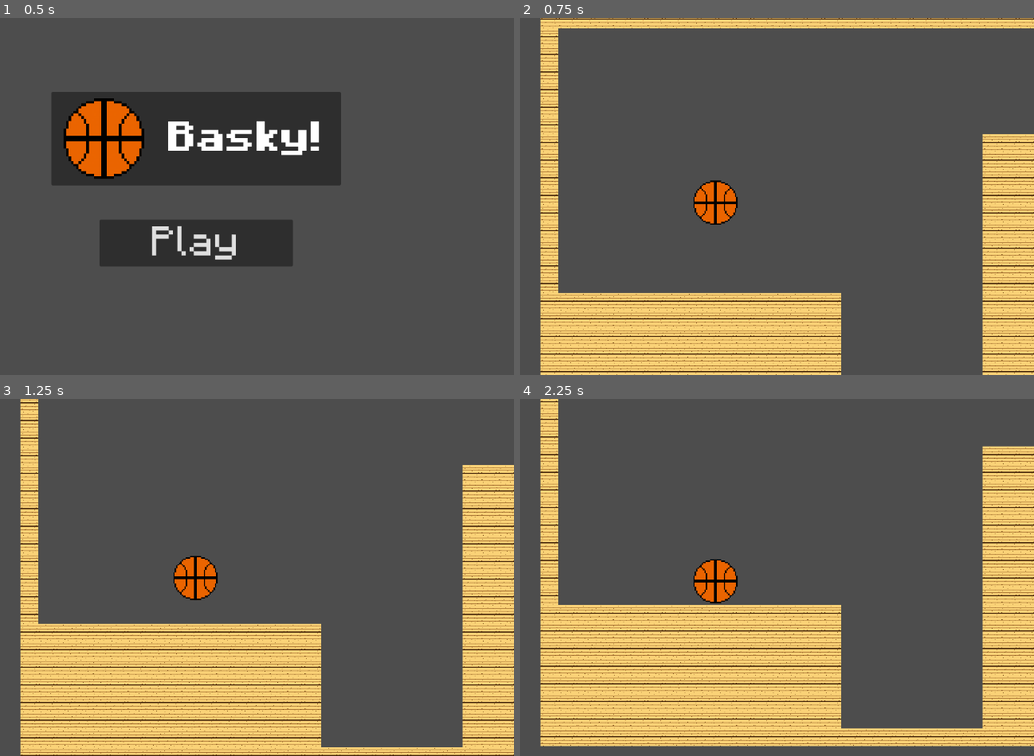
Above: before the commit, frames 1-4 (two rows, left to right).
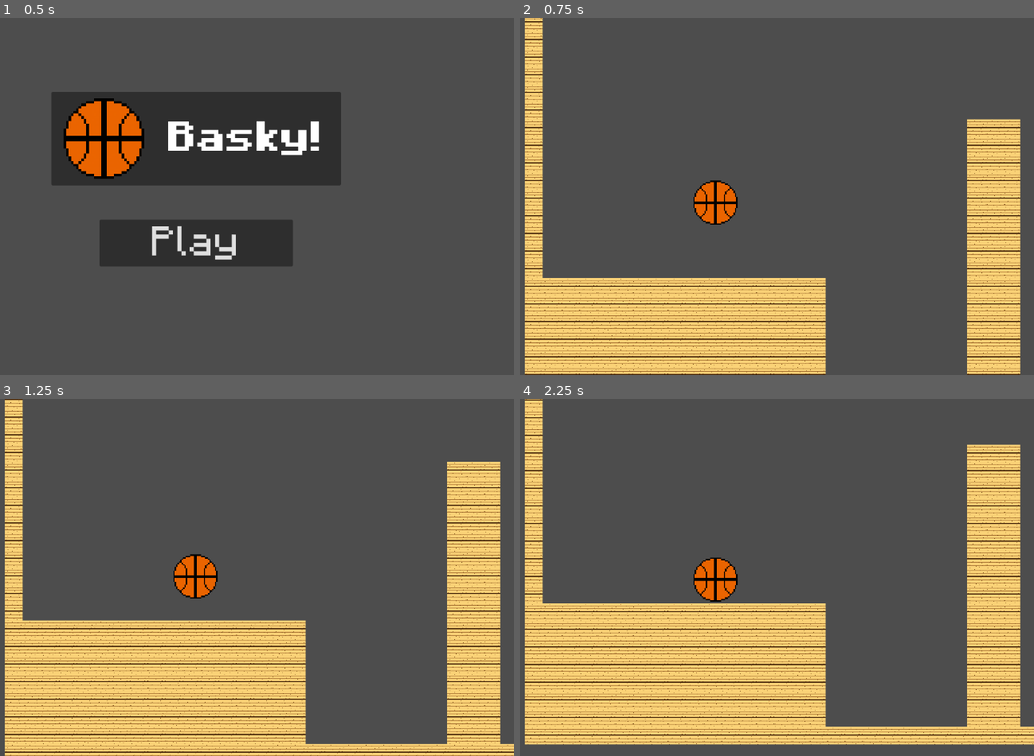
Above: after the commit, the same moments.

Repository: simplycode07/basky-godot
Game: Godot game, scene res://startMenu.tscn
Two runs of this game, one before a commit and one after it. Both use one fixed random seed, a clock stepped at 60 frames per second and the inputs below.
Inputs (mouse positions are in pixels of both pictures, inside the frame that each line leads up to):
- Up to frame 1 (0.5 s): no input
- Up to frame 2 (0.75 s): click "Play" at 0.5 s
- Up to frame 3 (1.25 s): no input
- Up to frame 4 (2.25 s): move the mouse to (854, 559) at 1.27 s; hold Right (right) from 1.28 s (still down); click (854, 559) at 1.35 s; tap Space (jump) at 1.52 s; move the mouse to (586, 595) at 2.02 s; click (586, 595) at 2.1 s

Frame 1 is identical in both runs. In frame 2, 22% of the frame differs, in the area x 0-100%, y 0-100%; in frame 3, 22%; in frame 4, 29%, in the area x 0-100%, y 0-98%.

Commit message:
Added particles and time slows when aiming

Diff:
--- a/levels/level_1.tscn
+++ b/levels/level_1.tscn
@@ -17,6 +17,10 @@
 physics_layer_0/collision_layer = 1
 sources/0 = SubResource("TileSetAtlasSource_cl3ua")
 
+[sub_resource type="PhysicsMaterial" id="PhysicsMaterial_j6s5n"]
+friction = 0.0
+rough = true
+
 [node name="Node2D" type="Node2D"]
 position = Vector2(150, 50)
 
@@ -29,7 +33,11 @@
 
 [node name="basky" parent="." instance=ExtResource("3_6vsto")]
 texture_filter = 1
-position = Vector2(157, 237)
+position = Vector2(185, 264)
+physics_material_override = SubResource("PhysicsMaterial_j6s5n")
+linear_damp_mode = 0
+linear_damp = 0.1
+angular_damp_mode = 0
 
 [node name="hoop" parent="." instance=ExtResource("2_eiiht")]
 position = Vector2(4697, 254)
--- a/scenes/basky_rigidbody.tscn
+++ b/scenes/basky_rigidbody.tscn
@@ -1,7 +1,8 @@
-[gd_scene load_steps=5 format=3 uid="uid://ce07q3mle54u8"]
+[gd_scene load_steps=6 format=3 uid="uid://ce07q3mle54u8"]
 
 [ext_resource type="Script" path="res://scripts/player.gd" id="1_uckn0"]
 [ext_resource type="Texture2D" uid="uid://43dpwoelixrt" path="res://assets/basky_32x32.png" id="2_kn3j0"]
+[ext_resource type="PackedScene" uid="uid://dilu473nk385j" path="res://scenes/particles/bouce_particles.tscn" id="3_yr3vg"]
 
 [sub_resource type="PhysicsMaterial" id="PhysicsMaterial_6x4i1"]
 friction = 0.0
@@ -31,3 +32,6 @@
 
 [node name="Line2D" type="Line2D" parent="."]
 unique_name_in_owner = true
+
+[node name="BounceParticles" parent="." instance=ExtResource("3_yr3vg")]
+unique_name_in_owner = true
--- /dev/null
+++ b/scenes/particles/bouce_particles.tscn
@@ -0,0 +1,52 @@
+[gd_scene load_steps=5 format=3 uid="uid://dilu473nk385j"]
+
+[sub_resource type="Curve" id="Curve_5oj1l"]
+_data = [Vector2(0, 1), 0.0, 0.0, 0, 0, Vector2(1, 0.0879121), 0.0, 0.0, 0, 0]
+point_count = 2
+
+[sub_resource type="CurveTexture" id="CurveTexture_raepy"]
+curve = SubResource("Curve_5oj1l")
+
+[sub_resource type="ParticleProcessMaterial" id="ParticleProcessMaterial_1grnn"]
+lifetime_randomness = 0.3
+particle_flag_disable_z = true
+angle_min = -45.0
+angle_max = 45.0
+direction = Vector3(1, -0.5, 0)
+spread = 30.0
+initial_velocity_max = 200.0
+gravity = Vector3(0, 40, 0)
+scale_min = 10.0
+scale_max = 10.0
+scale_curve = SubResource("CurveTexture_raepy")
+
+[sub_resource type="ParticleProcessMaterial" id="ParticleProcessMaterial_ag77m"]
+lifetime_randomness = 0.3
+particle_flag_disable_z = true
+angle_min = -45.0
+angle_max = 45.0
+direction = Vector3(-1, -0.5, 0)
+spread = 30.0
+initial_velocity_max = 200.0
+gravity = Vector3(0, 40, 0)
+scale_min = 10.0
+scale_max = 10.0
+scale_curve = SubResource("CurveTexture_raepy")
+
+[node name="Node2D" type="Node2D"]
+
+[node name="particles_right" type="GPUParticles2D" parent="."]
+emitting = false
+amount = 20
+process_material = SubResource("ParticleProcessMaterial_1grnn")
+lifetime = 0.1
+one_shot = true
+explosiveness = 0.5
+
+[node name="particles_left" type="GPUParticles2D" parent="."]
+emitting = false
+amount = 20
+process_material = SubResource("ParticleProcessMaterial_ag77m")
+lifetime = 0.5
+one_shot = true
+explosiveness = 0.5
--- a/scripts/hoop.gd
+++ b/scripts/hoop.gd
@@ -8,8 +8,10 @@
 func _on_ball_entering_body_entered(body):
 	ball_entered = true
 
-func _on_ball_leaving_body_entered(body):
+func _on_ball_leaving_body_entered(body: PhysicsBody2D):
 	if ball_entered:
 		counter += 1
 		you_win_screen.text = "You Win " + str(counter)
 		ball_entered = false
+
+		body.position.x += 10
--- a/scripts/player.gd
+++ b/scripts/player.gd
@@ -6,6 +6,7 @@
 
 @onready var line_2d = %Line2D
 @onready var sprite_2d = %Sprite2D
+@onready var bounce_particles = %BounceParticles
 
 func draw_trajectory(current_mouse_pos, delta) -> void:
 	line_2d.clear_points()
@@ -13,13 +14,16 @@
 	var vel = Vector2((mouse_pos[0][0]-current_mouse_pos[0]) * 8, (mouse_pos[0][1] - current_mouse_pos[1]) * 8)
 
 	if mouse_pos[0] != current_mouse_pos:
-		for i in range(50):
+		for i in range(300):
 			vel.y += gravity * delta
 			pos += vel * delta
 			line_2d.add_point(pos)
 
 
 func _process(delta):
+	#if linear_velocity < Vector2(40, 40):
+		#linear_velocity = Vector2(0, 0)
+
 	if Input.is_action_just_pressed("left_mouse_button") and len(mouse_pos) < 1:
 		mouse_pos.append(DisplayServer.mouse_get_position())
 		line_2d.clear_points()
@@ -32,15 +36,28 @@
 		line_2d.clear_points()
 		mouse_pos = []
 
+	var collision_info = move_and_collide(linear_velocity * delta)
+	if collision_info:
+		print(linear_velocity)
+		var normal = collision_info.get_normal()
+		linear_velocity = linear_velocity.bounce(normal)
+		if normal[0] == 0:
+			linear_velocity.x *= 0.9
+			linear_velocity.y *= 0.6
+		else:
+			linear_velocity.x *= 0.6
+
+		# fix velocity not decreasing below (37, 37)
+		#if linear_velocity > Vector2(40, 40):
+			#bounce_particles.position = - normal * 40
+			#for particles in bounce_particles.get_children():
+				#particles.emitting = true
+
 	if len(mouse_pos):
+		Engine.time_scale = max(Engine.time_scale - 0.2, 0.2)
 		draw_trajectory(DisplayServer.mouse_get_position(), delta)
 
-	var collision_info = move_and_collide(linear_velocity * delta)
-	if collision_info:
-		linear_velocity = linear_velocity.bounce(collision_info.get_normal())
-
-		linear_velocity.x *= 0.6
-		linear_velocity.y *= 0.6
-
+	else:
+		Engine.time_scale = min(Engine.time_scale + 0.3, 1)
 
 	sprite_2d.rotate(linear_velocity.x * delta / (PI * radius))
--- a/startMenu.tscn
+++ b/startMenu.tscn
@@ -10,7 +10,7 @@
 metadata/_edit_lock_ = true
 
 [node name="Panel" type="Panel" parent="."]
-anchors_preset = -1
+anchors_preset = 8
 anchor_left = 0.5
 anchor_top = 0.5
 anchor_right = 0.5
Not shown: 1 places in levels/level_1.tscn that only renumber resources
Not shown, changed: .gitignore
